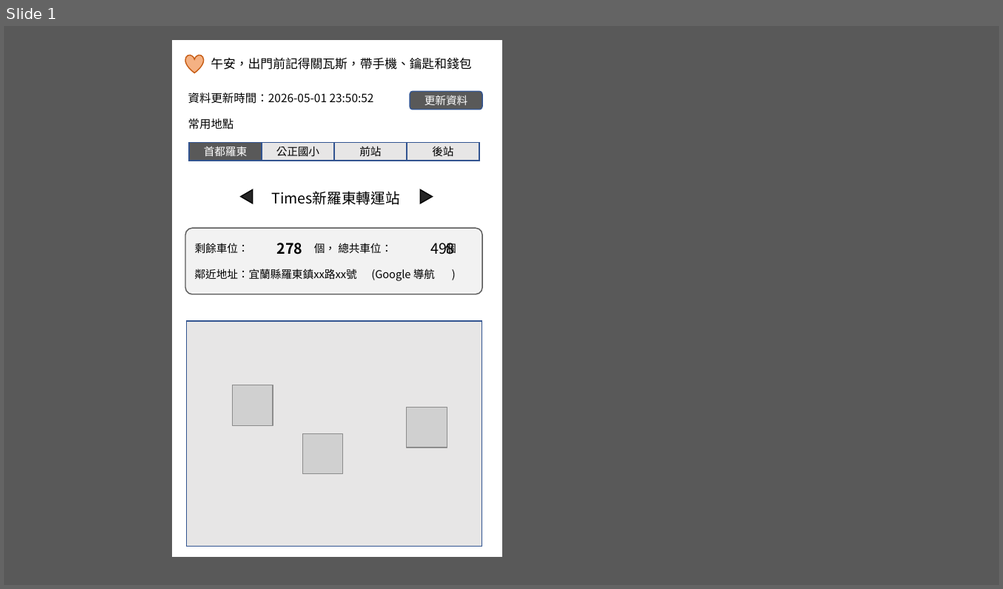
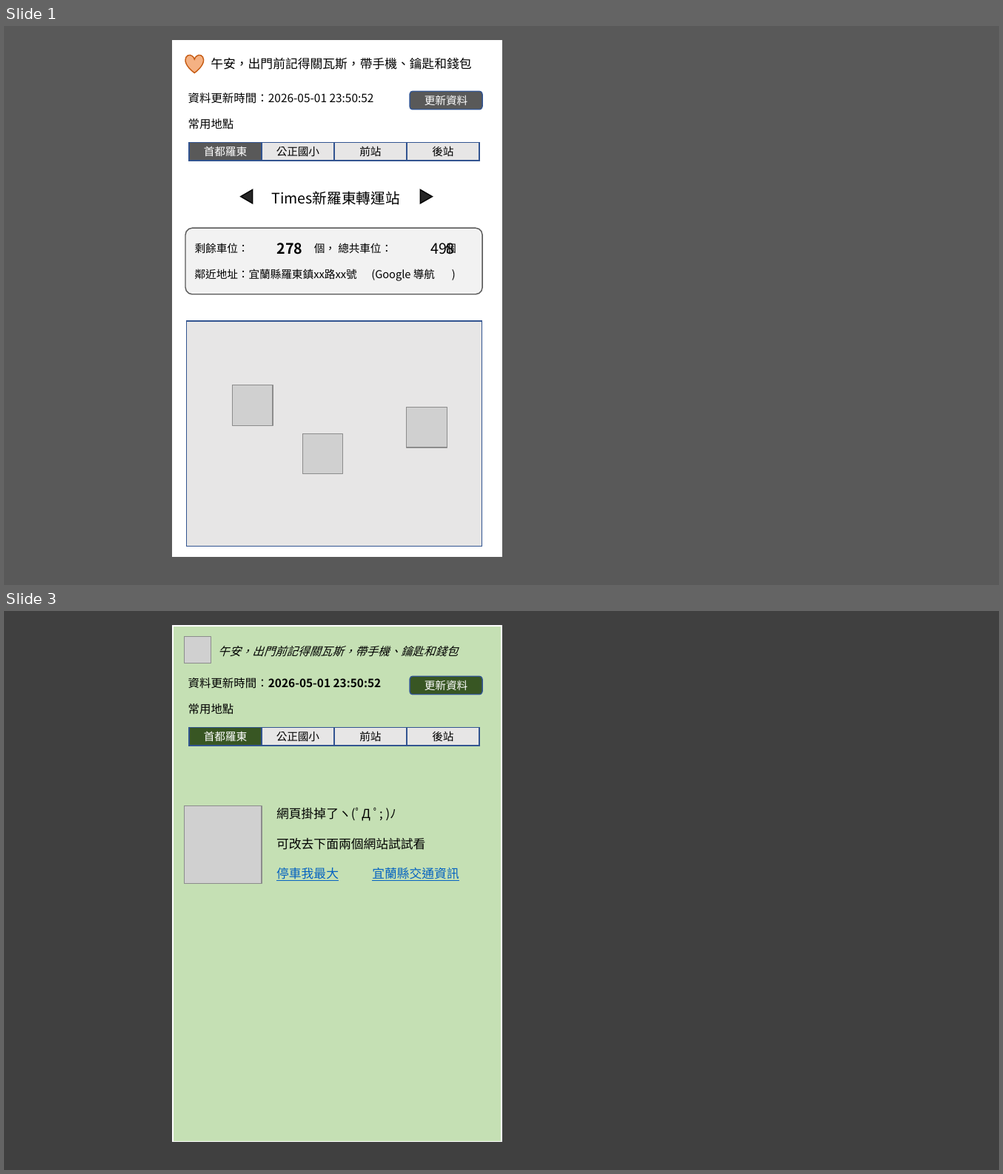
Before and after one commit to TTW-TW/ParkingLT, a slide deck: doc/簡報1.pptx. Shown one above the other, each under a label of ours: slide 1 before the commit, slides 1 and 3 after it; the slides between them are not shown. The pictures are 1003x589 and 1003x1174 pixels, drawn with LibreOffice and Linux fonts; fonts in the diff are those of the drawing; grey boxes stand for pictures; background and template pictures are left out. Boxes give left, top, right and bottom in pixels: in the first picture for what was removed or moved away, otherwise in the second. Text is boxed around its words. In the diff, an @@ line names an element or a change of style, - is before the commit and + after.

```diff
--- a/doc/簡報1.pptx
+++ b/doc/簡報1.pptx
@@ slide 3 added at [4,611,999,1170], background #404040 @@
@@ rectangle added at [173,626,501,1142], fill #C5E0B4, outline #FFFFFF 1 pt @@
@@ picture added at [184,636,210,664] @@
@@ text added at [218,646,458,657], 11 pt, text #000000, italic @@
+午安，出門前記得關瓦斯，帶手機、鑰匙和錢包
@@ rounded rectangle added at [410,677,482,695], fill #385723, outline #325491 1 pt, 10.5 pt, text #FFFFFF @@
+更新資料
@@ text added at [188,678,381,689], 11 pt, text #000000, bold @@
+資料更新時間：2026-05-01 23:50:52
@@ text added at [188,703,234,715], 11 pt, text #000000 @@
+常用地點
@@ rounded rectangle added at [189,727,262,745], fill #385723, outline #325491 1 pt, 10.5 pt, text #FFFFFF @@
+首都羅東
@@ rounded rectangle added at [262,727,334,745], fill #E7E6E6, outline #325491 1 pt, 10.5 pt, text #000000 @@
+公正國小
@@ rounded rectangle added at [334,727,406,745], fill #E7E6E6, outline #325491 1 pt, 10.5 pt, text #000000 @@
+前站
@@ rounded rectangle added at [407,727,479,745], fill #E7E6E6, outline #325491 1 pt, 10.5 pt, text #000000 @@
+後站
@@ picture added at [184,806,262,884] @@
@@ text added at [276,807,458,881], 12 pt, text #000000 @@
+網頁掛掉了ヽ(ﾟД ﾟ; )ﾉ
+可改去下面兩個網站試試看
+停車我最大 宜蘭縣交通資訊
```
Also in this commit, not shown: 1 slide changed, 29 other files.
